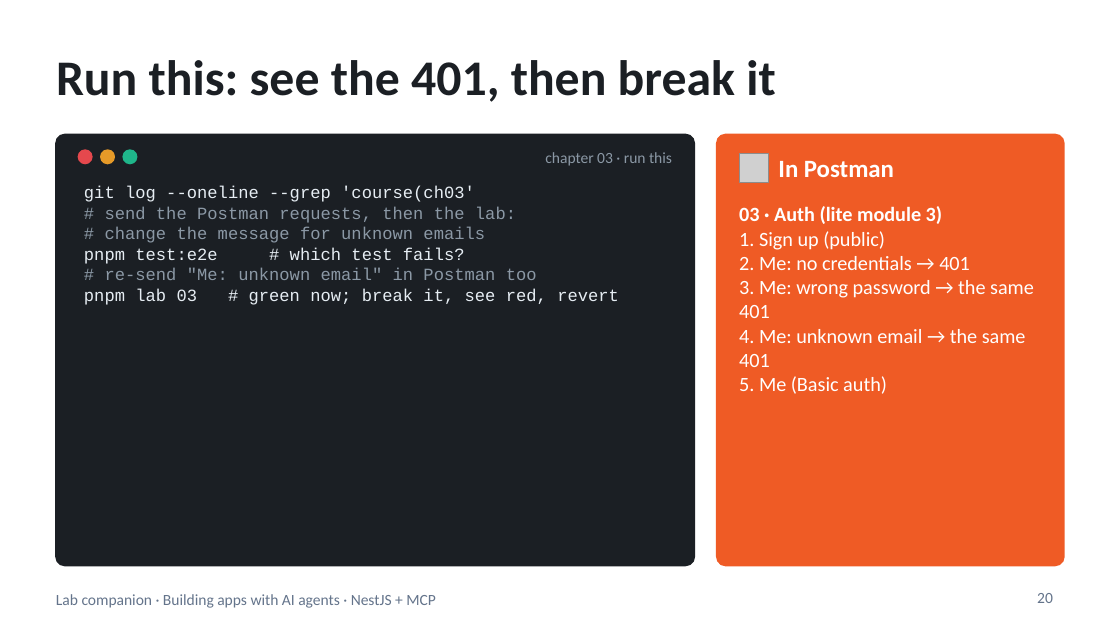
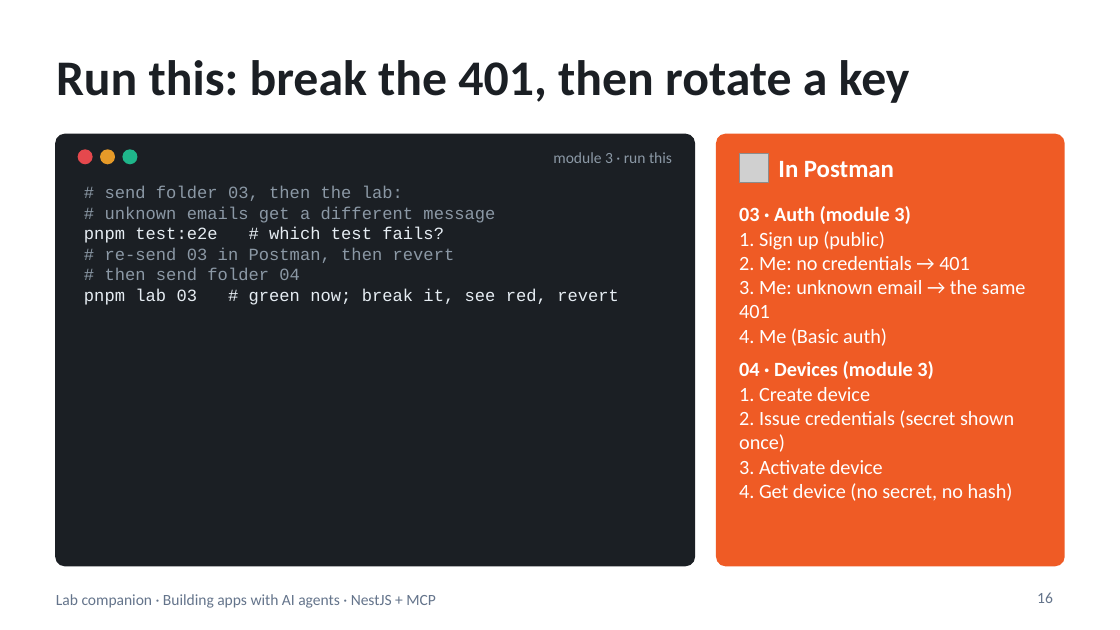
Before and after one commit to blazaga/ai-training-modules, a slide deck: slide 16 of docs/ai-agent-training/slides/lab-companion.pptx (slide 20 before the commit). Drawn at 1120x630 pixels with LibreOffice and Linux fonts; fonts in the diff are those of the drawing; grey boxes stand for pictures. Boxes give left, top, right and bottom in pixels: in the first picture for what was removed or moved away, otherwise in the second. Text is boxed around its words. In the diff, an @@ line names an element or a change of style, - is before the commit and + after.

```diff
--- a/docs/ai-agent-training/slides/lab-companion.pptx
+++ b/docs/ai-agent-training/slides/lab-companion.pptx
@@ title at [56,60,910,103]: text changed @@
-Run this: see the 401, then break it
+Run this: break the 401, then rotate a key
@@ text at [553,152,672,163]: text changed @@
-chapter 03 · run this
+module 3 · run this
@@ text at [105,185,495,223]: text changed @@
-git log --oneline --grep 'course(ch03'
-# send the Postman requests, then the lab:
-# change the message for unknown emails
+# send folder 03, then the lab:
+# unknown emails get a different message
@@ text at [739,206,911,224]: text changed @@
-03 · Auth (lite module 3)
+03 · Auth (module 3)
@@ text at [105,247,455,280]: text changed @@
-# re-send "Me: unknown email" in Postman too
+# re-send 03 in Postman, then revert
+# then send folder 04
@@ text at [739,280,1026,501]: text changed @@
-3. Me: wrong password → the same 401
-4. Me: unknown email → the same 401
-5. Me (Basic auth)
+3. Me: unknown email → the same 401
+4. Me (Basic auth)
+04 · Devices (module 3)
+1. Create device
+2. Issue credentials (secret shown once)
+3. Activate device
+4. Get device (no secret, no hash)
@@ page number at [1037,592,1053,603]: text changed @@
-20
+16
```
Also in this commit, not shown: 28 other slides changed, 16 slides removed, 18 other files.
